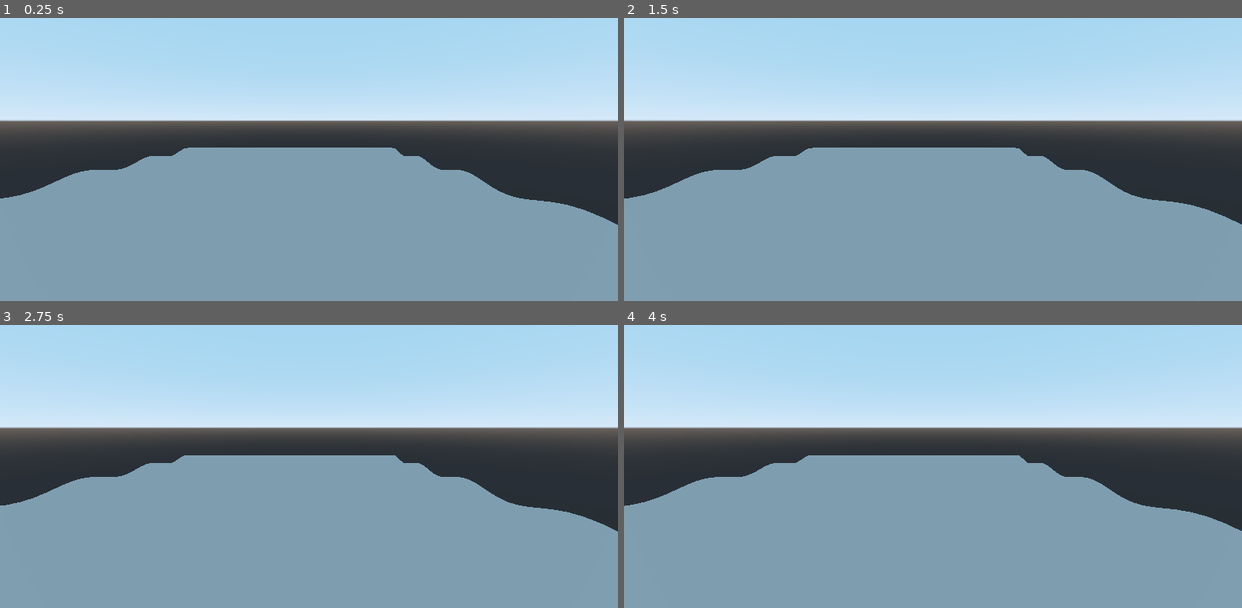
Above: before the commit, frames 1-4 (two rows, left to right).
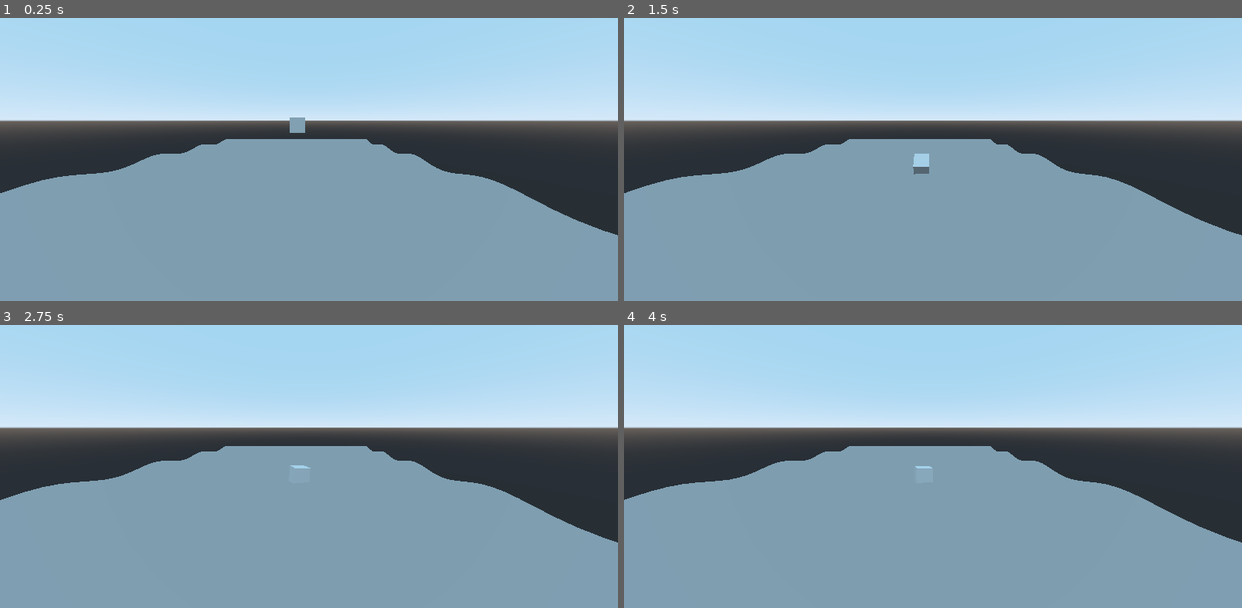
Above: after the commit, the same moments.

Repository: aaoeclipse/OSim
Game: Godot game, scene res://Sea.tscn
The game is run twice, just before and just after one commit, with the same random seed, the same clock (stepped at 60 frames per second) and the same inputs.
Inputs:
- Up to frame 1 (0.25 s): no input
- Up to frame 2 (1.5 s): no input
- Up to frame 3 (2.75 s): no input
- Up to frame 4 (4 s): no input

The runs differ from the first frame. In frame 1, 2.1% of the frame differs, in the area x 0-100%, y 35-77%; in frame 2, 2.1%, in the area x 0-100%, y 36-77%; in frame 3, 2.1%; in frame 4, 2.1%.

Commit message:
feat: :sparkles: add collision to the water

Diff:
--- /dev/null
+++ b/CollisionShape.gd
@@ -0,0 +1,16 @@
+extends CollisionShape
+
+
+# Declare member variables here. Examples:
+# var a = 2
+# var b = "text"
+
+
+# Called when the node enters the scene tree for the first time.
+func _ready():
+    pass # Replace with function body.
+
+
+# Called every frame. 'delta' is the elapsed time since the previous frame.
+#func _process(delta):
+#    pass
--- a/MeshInstance.gd
+++ b/MeshInstance.gd
@@ -1,5 +1,6 @@
 extends MeshInstance
 
+onready var collision_shape = get_node('../CollisionShape')
 var arr = []
 
 var wave_speed = 5
@@ -16,6 +17,7 @@
 var sq_points = []
 
 var anicount = 0
+const CONST_E = VisualScriptMathConstant.MATH_CONSTANT_E
 
 func _ready():
     arr.resize(Mesh.ARRAY_MAX)
@@ -38,6 +40,7 @@
 
     # add sine fnuciton to points
     for n in range(pow(size, 2)):
+        # sin(kx + wt) k - separation between waves and w is the
         points.append(sq_points[n] + Vector3(0, sin( anicount*wave_speed + int(n % size) * wave_size ) * 0.5, 0))
 
     waves(points)
@@ -48,6 +51,8 @@
     arr[Mesh.ARRAY_INDEX] = indices
 
     mesh.add_surface_from_arrays(Mesh.PRIMITIVE_TRIANGLES, arr)
+    collision_shape.shape = mesh.create_trimesh_shape()
+    print(collision_shape.shape)
 
 func waves(points):
     var counter = 0
--- /dev/null
+++ b/RigidBody.gd
@@ -0,0 +1,17 @@
+extends RigidBody
+
+
+# Declare member variables here. Examples:
+# var a = 2
+# var b = "text"
+
+
+# Called when the node enters the scene tree for the first time.
+func _ready():
+    pass # Replace with function body.
+
+
+
+# Called every frame. 'delta' is the elapsed time since the previous frame.
+#func _process(delta):
+#    pass
--- a/Sea.tscn
+++ b/Sea.tscn
@@ -1,15 +1,40 @@
-[gd_scene load_steps=3 format=2]
+[gd_scene load_steps=7 format=2]
 
 [ext_resource path="res://MeshInstance.gd" type="Script" id=1]
+[ext_resource path="res://CollisionShape.gd" type="Script" id=2]
+
+[sub_resource type="CubeMesh" id=2]
+
+[sub_resource type="Skin" id=3]
+
+[sub_resource type="BoxShape" id=4]
 
 [sub_resource type="ArrayMesh" id=1]
 
 [node name="Spatial" type="Spatial"]
 
+[node name="RigidBody" type="RigidBody" parent="."]
+transform = Transform( 1, 0, 0, 0, 1, 0, 0, 0, 1, 21.5195, 6.62104, 15.4601 )
+
+[node name="MeshInstance2" type="MeshInstance" parent="RigidBody"]
+mesh = SubResource( 2 )
+skin = SubResource( 3 )
+skeleton = NodePath("../..")
+material/0 = null
+
+[node name="CollisionShape" type="CollisionShape" parent="RigidBody"]
+shape = SubResource( 4 )
+
+[node name="StaticBody" type="StaticBody" parent="."]
+
+[node name="MeshInstance" type="MeshInstance" parent="StaticBody"]
+mesh = SubResource( 1 )
+skeleton = NodePath("../..")
+script = ExtResource( 1 )
+
+[node name="CollisionShape" type="CollisionShape" parent="StaticBody"]
+script = ExtResource( 2 )
+
 [node name="Camera" type="Camera" parent="."]
 transform = Transform( -1, 0, -8.74228e-08, 0, 1, 0, 8.74228e-08, 0, -1, 20, 7, -5 )
-fov = 78.9416
-
-[node name="MeshInstance" type="MeshInstance" parent="."]
-mesh = SubResource( 1 )
-script = ExtResource( 1 )
+fov = 101.71
